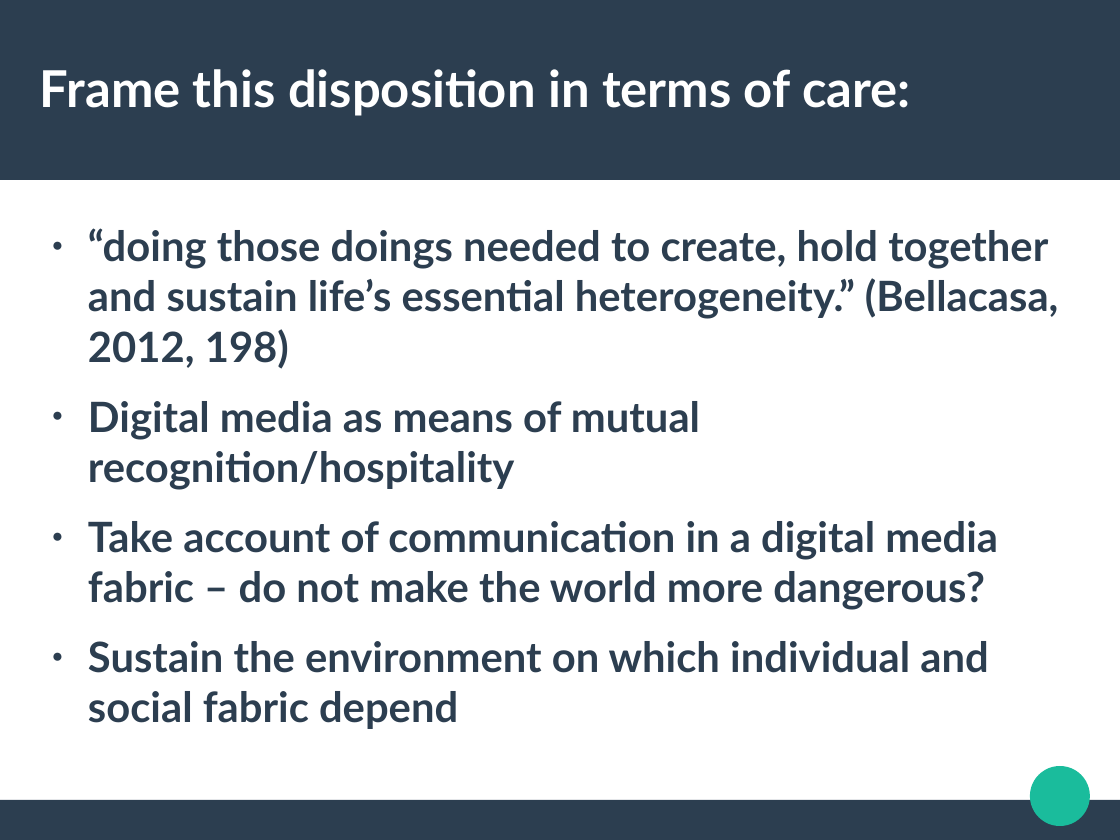
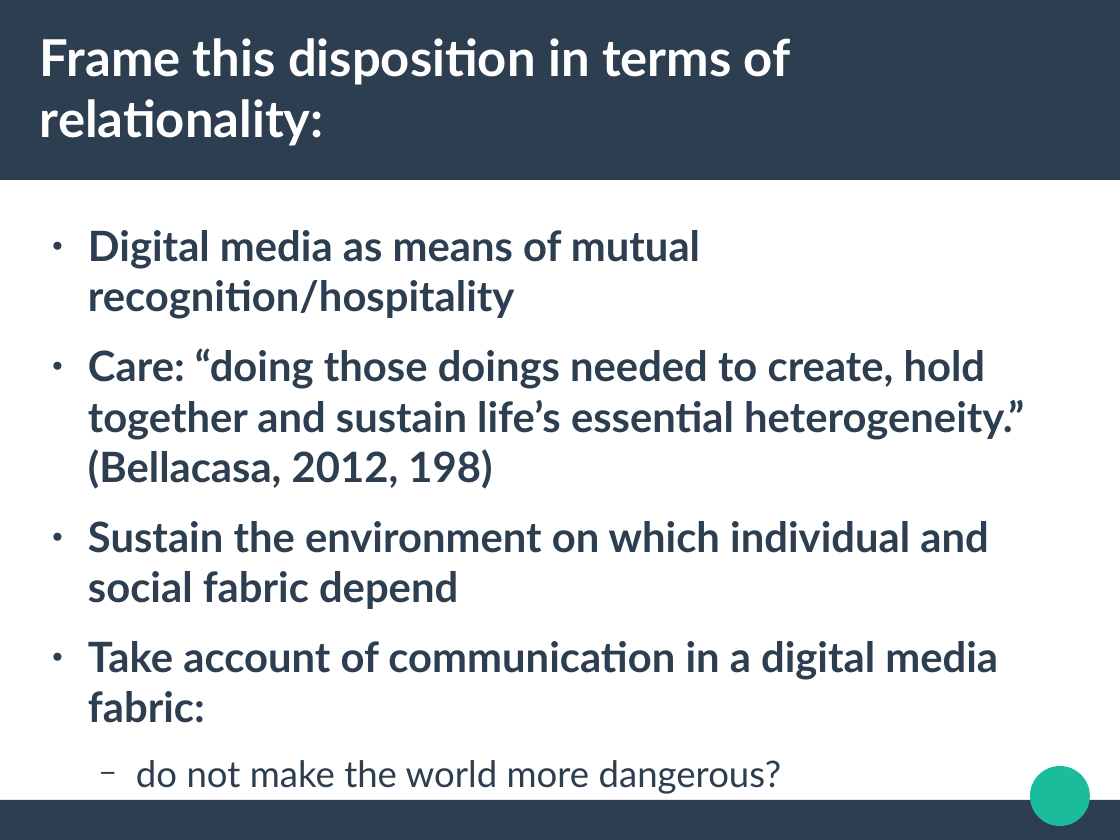
Before and after one commit to rian39/digital_ethics, a slide deck: slide 15 of digital_ethics_slides.odp (slide 11 before the commit). Drawn at 1120x840 pixels with LibreOffice and Linux fonts; fonts in the diff are those of the drawing. Boxes give left, top, right and bottom in pixels: in the first picture for what was removed or moved away, otherwise in the second. Text is boxed around its words. In the diff, an @@ line names an element or a change of style, - is before the commit and + after.

```diff
--- a/digital_ethics_slides.odp
+++ b/digital_ethics_slides.odp
@@ title at (40, 38, 791, 146): text changed @@
-Frame this disposition in terms of care:
+Frame this disposition in terms of relationality:
@@ text at (88, 228, 1059, 369): paragraph removed @@
-● “doing those doings needed to create, hold together and sustain life’s essential heterogeneity.” (Bellacasa, 2012, 198)
@@ text at (88, 348, 1024, 489): text changed @@
-● Take account of communication in a digital media fabric – do not make the world more dangerous?
+● Care: “doing those doings needed to create, hold together and sustain life’s essential heterogeneity.” (Bellacasa, 2012, 198)
@@ text at (88, 641, 998, 794): paragraphs added @@
+● Take account of communication in a digital media fabric:
+  − do not make the world more dangerous?
```
Also in this commit, not shown: 10 other slides changed, 8 slides added, 2 slides removed.
